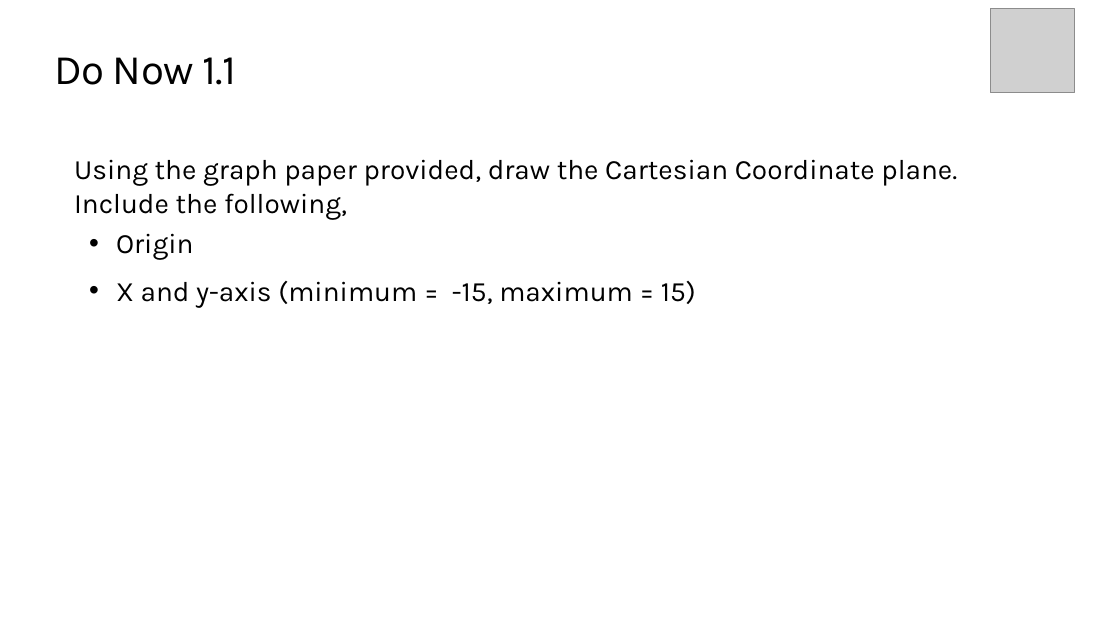
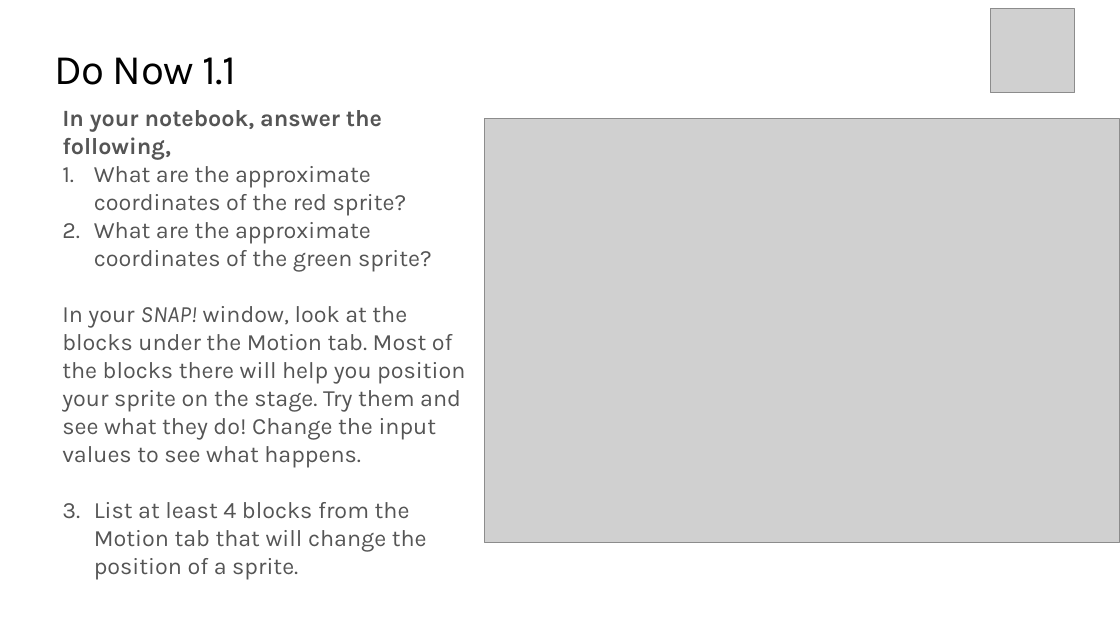
Before and after one commit to TEALSK12/introduction-to-computer-science, a slide deck: slide 4 of docs/slidedecks/TEALS SNAP 1.1.pptx. Drawn at 1120x630 pixels with LibreOffice and Linux fonts; fonts in the diff are those of the drawing; grey boxes stand for pictures; background and template pictures are left out. Boxes give left, top, right and bottom in pixels: in the first picture for what was removed or moved away, otherwise in the second. Text is boxed around its words. In the diff, an @@ line names an element or a change of style, - is before the commit and + after.

```diff
--- a/docs/slidedecks/TEALS SNAP 1.1.pptx
+++ b/docs/slidedecks/TEALS SNAP 1.1.pptx
@@ text added at <box>62,110,465,579</box>, 20 pt, text #555555 @@
+In your notebook, answer the following,
+1. What are the approximate coordinates of the red sprite?
+2. What are the approximate coordinates of the green sprite?
+In your SNAP! window, look at the blocks under the Motion tab. Most of the blocks there will help you position your sprite on the stage. Try them and see what they do! Change the input values to see what happens.
+1. List at least 4 blocks from the Motion tab that will change the position of a sprite.
@@ picture added at <box>485,118,1120,542</box> @@
@@ text removed at <box>74,159,957,308</box> @@
-Using the graph paper provided, draw the Cartesian Coordinate plane. Include the following,
-  • Origin
-  • X and y-axis (minimum = -15, maximum = 15)
```
Also in this commit, not shown: 3 other files.
